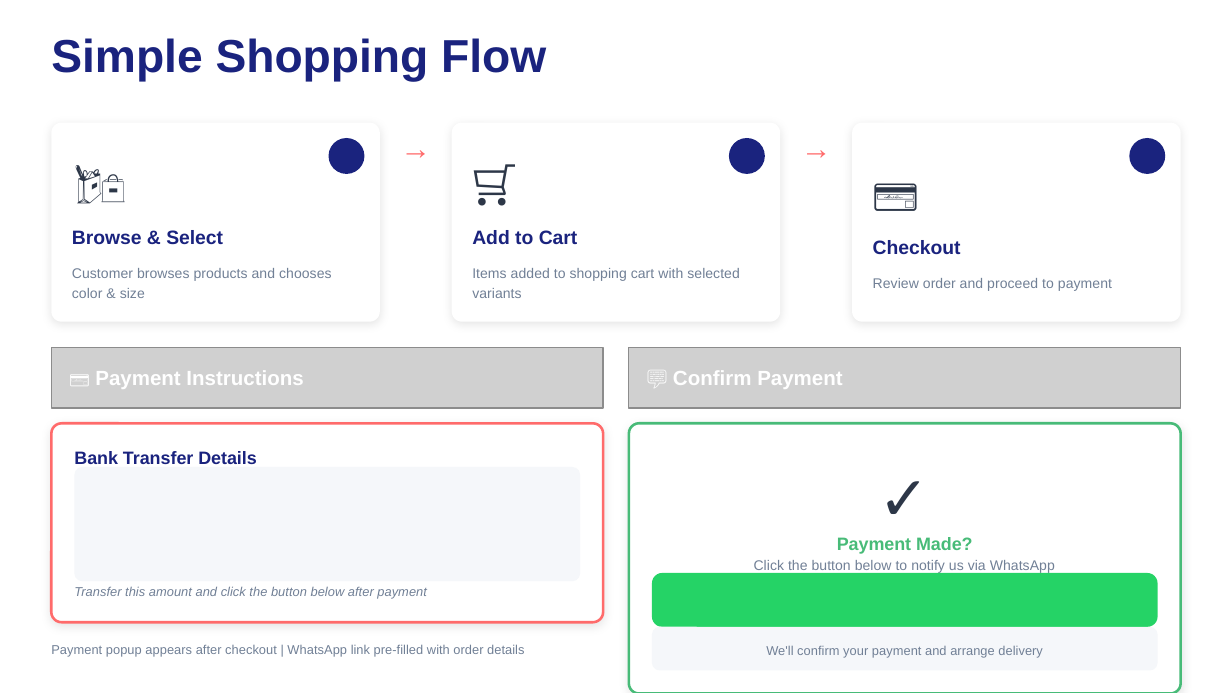
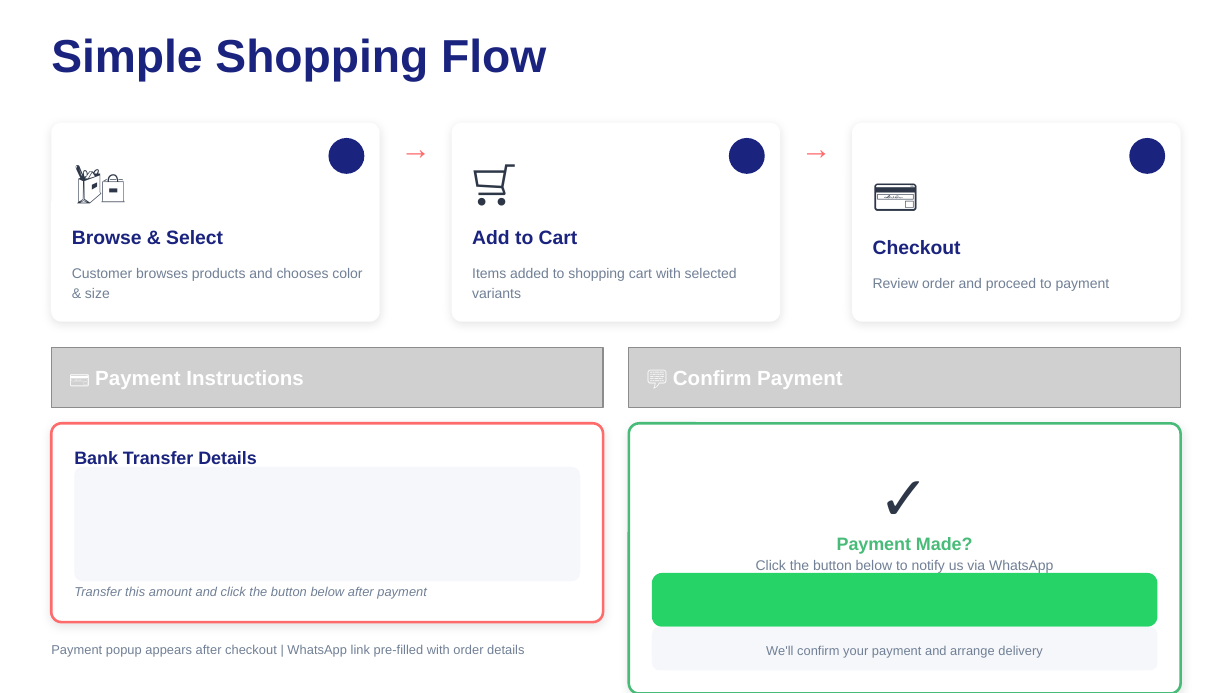
Before and after one commit to joshafolayan/stanzo3, a slide deck: slide 3 of ecommerce-proposal.pptx. Drawn at 1232x693 pixels with LibreOffice and Linux fonts; fonts in the diff are those of the drawing; grey boxes stand for pictures. Boxes give left, top, right and bottom in pixels: in the first picture for what was removed or moved away, otherwise in the second. Text is boxed around its words. In the diff, an @@ line names an element or a change of style, - is before the commit and + after.

```diff
--- a/ecommerce-proposal.pptx
+++ b/ecommerce-proposal.pptx
@@ line spacing 11.6pt to 11.5pt in 4 elements at [72,268,362,298], [472,268,737,298], [873,278,1110,291], [756,560,1053,573] @@
```
Also in this commit, not shown: 4 other slides changed, 1 slide added, 55 other files.
